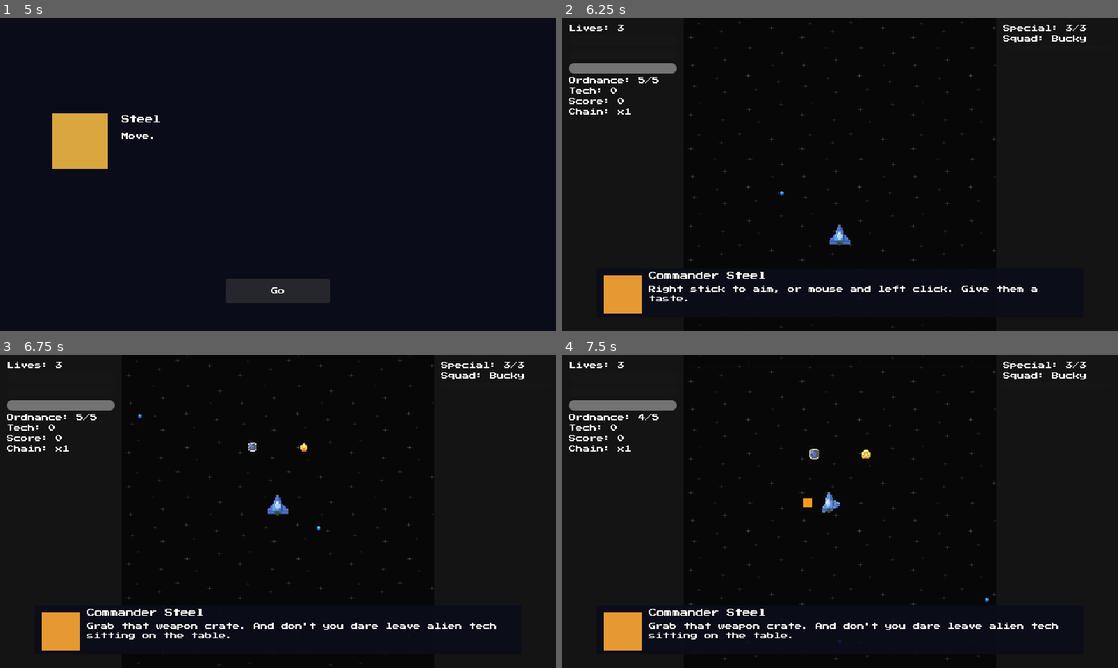
Above: before the commit, frames 1-4 (two rows, left to right).
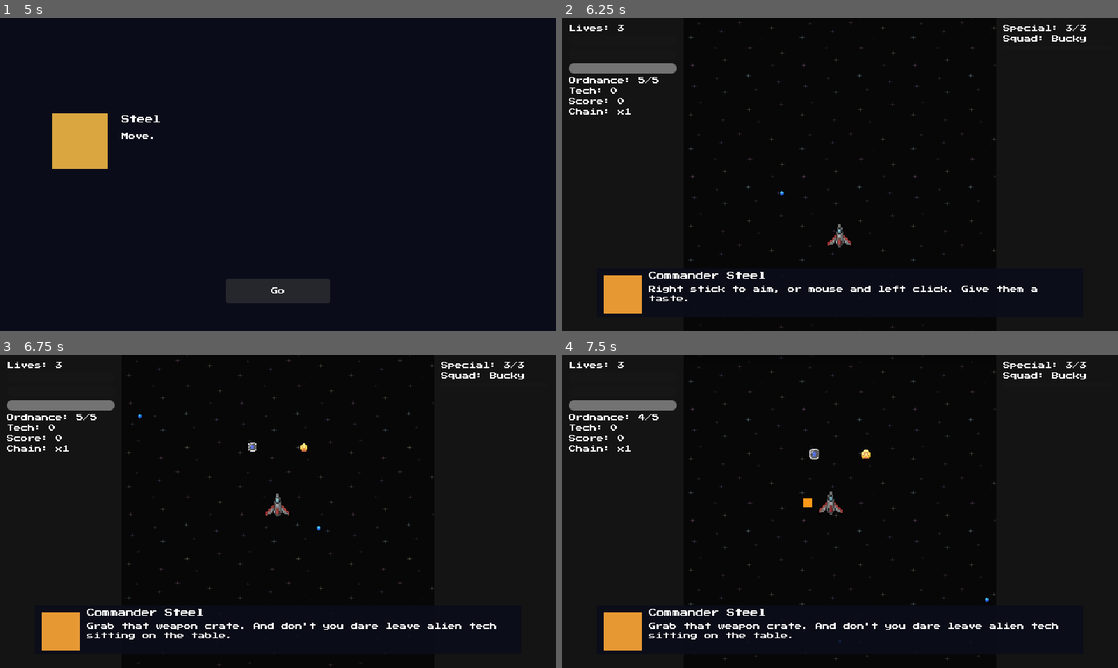
Above: after the commit, the same moments.

Repository: Funfetsunk/terra-intercept
Game: Godot game, scene res://scenes/menus/title_screen.tscn
The game is run twice, just before and just after one commit, with the same random seed, the same clock (stepped at 60 frames per second) and the same inputs.
Inputs (mouse positions are in pixels of both pictures, inside the frame that each line leads up to):
- Up to frame 1 (5 s): click "Start" at 0.5 s; click "Create" at 1.25 s; click (116, 199) at 2 s; click "London (Available)" at 2.75 s; click "Continue" at 3.5 s; click "Continue" at 4.25 s
- Up to frame 2 (6.25 s): click "Go" at 5 s; tap Enter (ui_accept) at 5.75, 6.02 s; move the mouse to (812, 237) at 5.77 s; hold W (p1_move_up) from 5.78 s (still down); click (812, 237) at 5.85 s
- Up to frame 3 (6.75 s): release W (p1_move_up) at 6.5 s; drag from (444, 558) to (278, 530) at 6.52 s
- Up to frame 4 (7.5 s): move the mouse to (673, 464) at 7.27 s; hold A (p1_move_left) from 7.28 s (still down); hold Space (p1_ordnance) from 7.28 s (still down)

Frame 1 is identical in both runs. In frame 2, 0.1% of the frame differs, in the area x 47-53%, y 65-74%; in frame 3, 0.1%; in frame 4, 0.2%, in the area x 46-51%, y 43-52%.

Commit message:
Use ship select icon art as interim in-game player sprite
player_ship.tscn's 5 banking-frame textures are exported on the scene
itself and never varied by selected ship -- the in-flight sprite was
always whichever placeholder was set in the Inspector regardless of
which ship you picked. Until real banked-frame sheets exist, override
all 5 slots with data.icon_sprite at runtime (ship-specific, static --
no banking pose change yet, just the correct art per ship). Swap this
override out once real banking frames land. Verified live: picked
Vanguard, its icon renders in London with no errors.

Co-Authored-By: Claude Sonnet 5 <noreply@anthropic.com>
Claude-Session: https://claude.ai/code/session_01A5TCL2SQxQszExogRQDTpi

Diff:
--- a/scenes/player/player_ship.gd
+++ b/scenes/player/player_ship.gd
@@ -61,6 +61,13 @@
 		_squad = [data]
 	data = data.duplicate()
 	_apply_upgrades()
+	if data.icon_sprite != null:
+		bank_frame_full_left = data.icon_sprite
+		bank_frame_slight_left = data.icon_sprite
+		bank_frame_neutral = data.icon_sprite
+		bank_frame_slight_right = data.icon_sprite
+		bank_frame_full_right = data.icon_sprite
+		$Sprite.texture = data.icon_sprite
 	_spawn_origin = global_position
 	shield_current = data.shield_max
 	hull_current = data.hull_max
